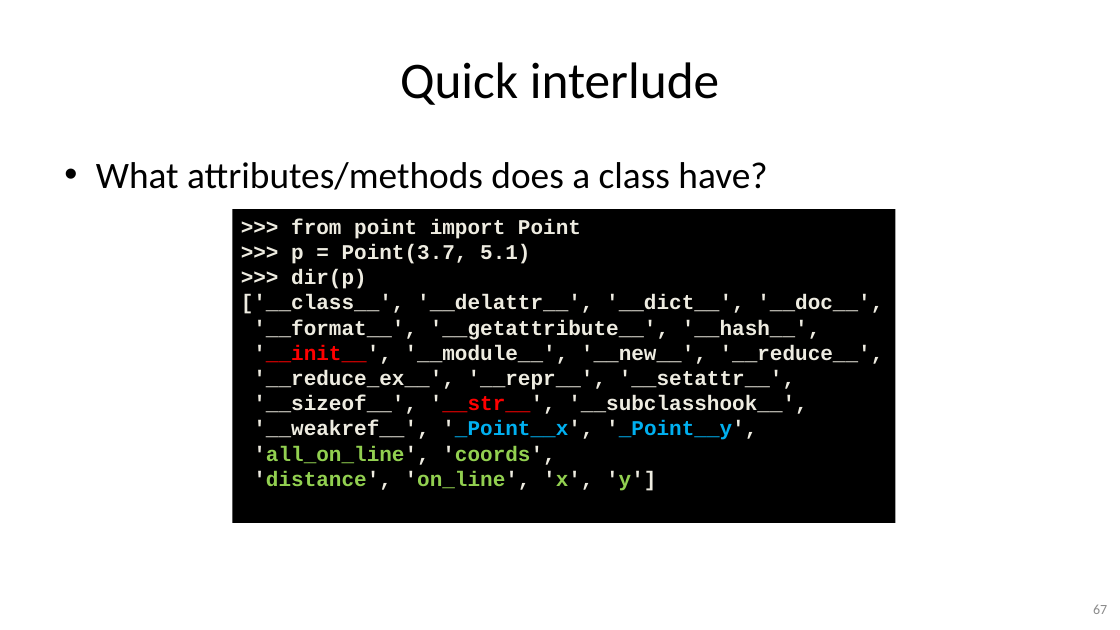
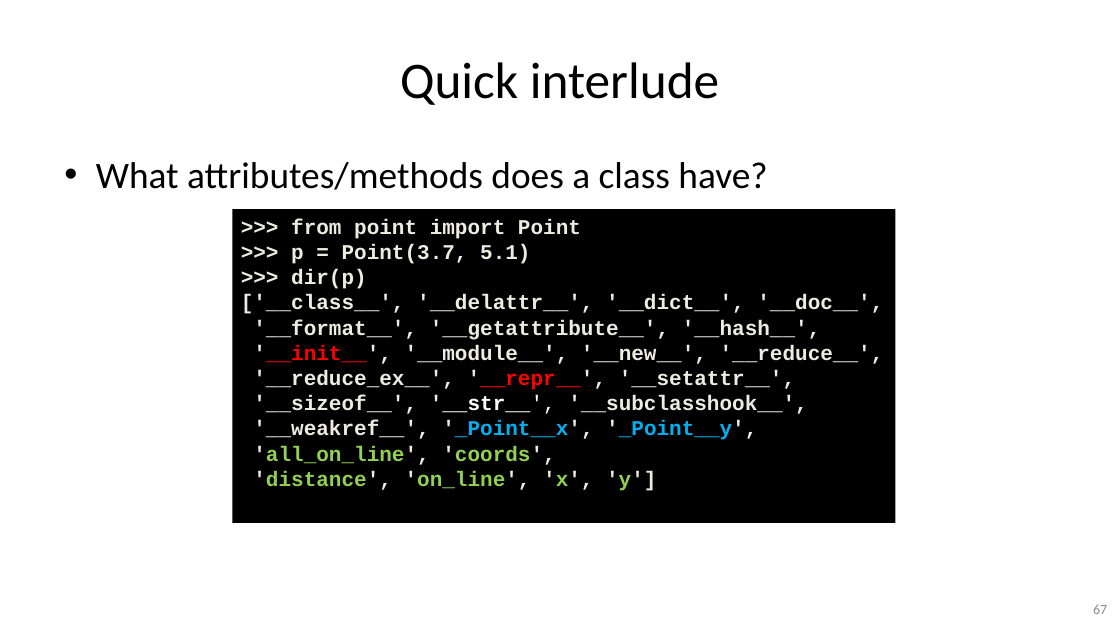
Before and after one commit to gjbex/Python-software-engineering, a slide deck: slide 67 of python_software_engineering.pptx. Drawn at 1120x630 pixels with LibreOffice and Linux fonts; fonts in the diff are those of the drawing. Boxes give left, top, right and bottom in pixels: in the first picture for what was removed or moved away, otherwise in the second. Text is boxed around its words. In the diff, an @@ line names an element or a change of style, - is before the commit and + after.

```diff
--- a/python_software_engineering.pptx
+++ b/python_software_engineering.pptx
@@ text in rectangle at (241, 269, 884, 491): text colour #EEECE1 to #FF0000 in "'__repr__',"; text colour #FF0000 to #FFFFFF, text colour #EEECE1 to #FFFFFF, bold off in "'__str__'," @@
```
Also in this commit, not shown: 9 other slides changed, 2 slides removed.
